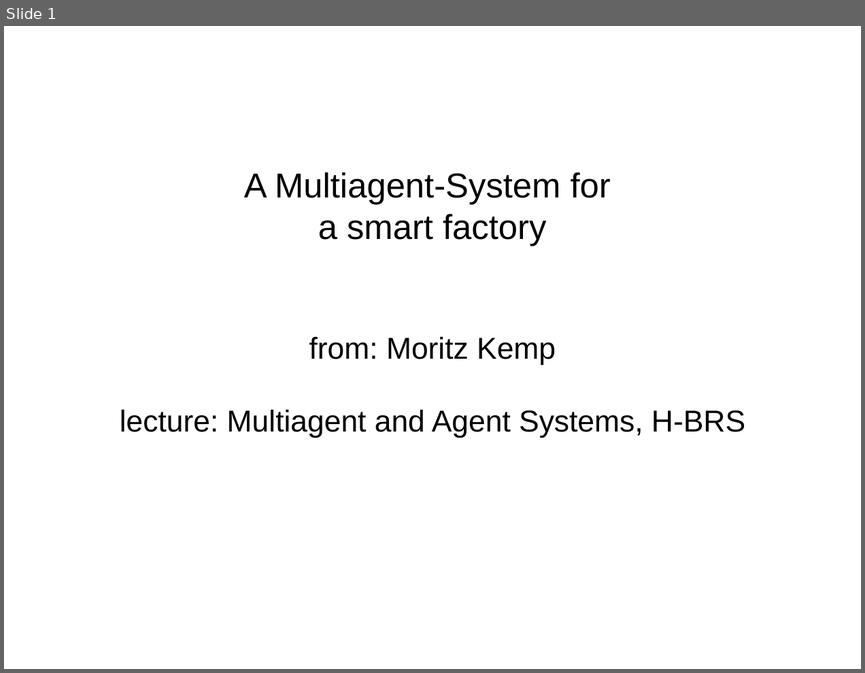
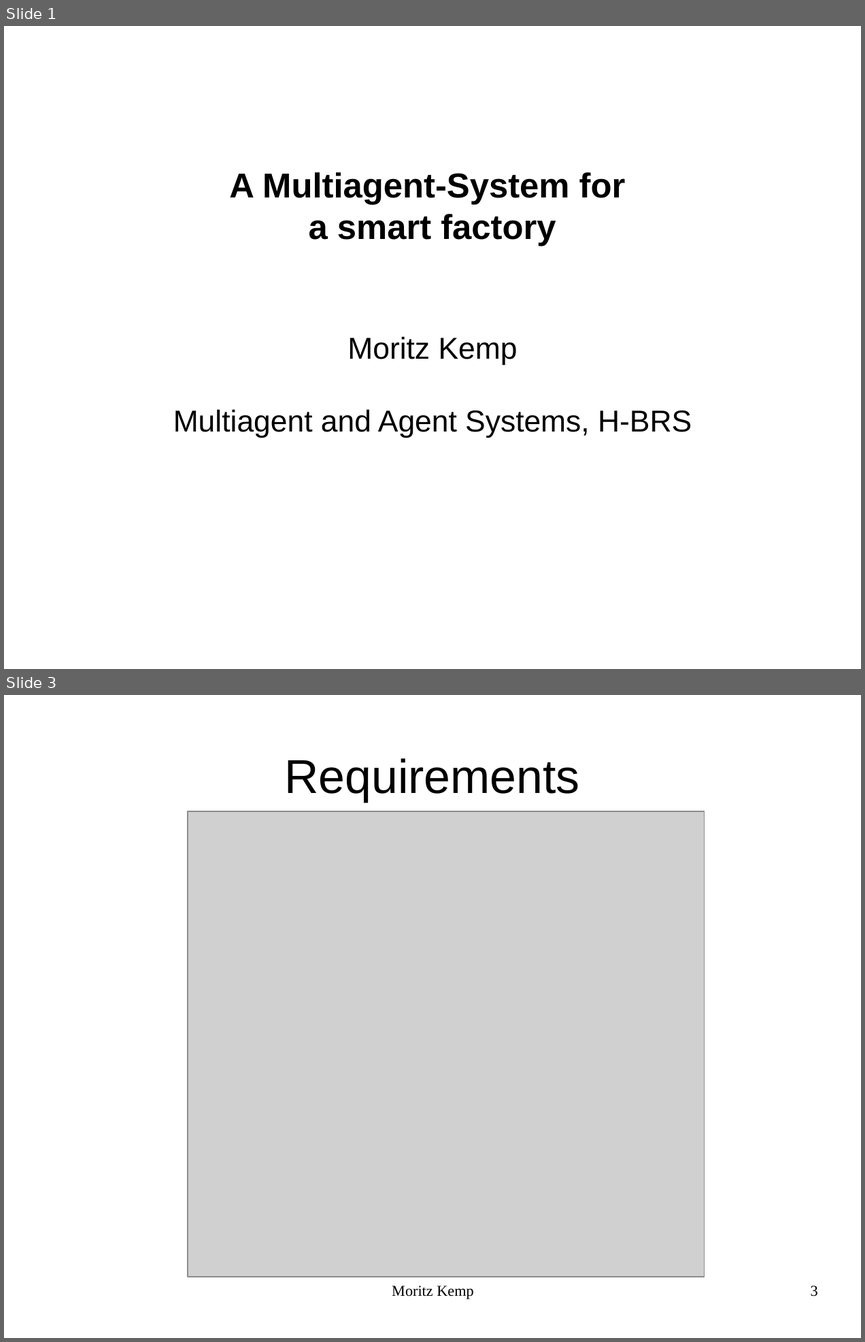
Before and after one commit to MoritzKemp/smartFactory, a slide deck: documentation/presentation_2.odp. Shown one above the other, each under a label of ours: slide 1 before the commit, slides 1 and 3 after it; the slides between them are not shown. The pictures are 865x673 and 865x1342 pixels, drawn with LibreOffice and Linux fonts; fonts in the diff are those of the drawing; grey boxes stand for pictures. Boxes give left, top, right and bottom in pixels: in the first picture for what was removed or moved away, otherwise in the second. Text is boxed around its words. In the diff, an @@ line names an element or a change of style, - is before the commit and + after.

```diff
--- a/documentation/presentation_2.odp
+++ b/documentation/presentation_2.odp
@@ slide 3 added at bbox=[4, 695, 861, 1338], background #FFFFFF @@
@@ title added at bbox=[284, 758, 580, 802], 44 pt, text #000000 @@
+Requirements
@@ picture added at bbox=[188, 812, 704, 1276] @@
@@ text added at bbox=[392, 1285, 473, 1299], 14 pt, text #000000 @@
+Moritz Kemp
@@ page number added at bbox=[810, 1285, 818, 1296], 14 pt, text #000000 @@
+3
@@ slide 1 changed as well @@
@@ subtitle at bbox=[229, 172, 626, 246]: bold on in "A Multiagent-System for", "a smart factory" @@
@@ subtitle at bbox=[173, 336, 691, 437]: text changed @@
-from: Moritz Kemp
-lecture: Multiagent and Agent Systems, H-BRS
+Moritz Kemp
+Multiagent and Agent Systems, H-BRS
```
Also in this commit, not shown: 2 other slides changed, 9 other slides added, 9 slides removed, 14 other files.
